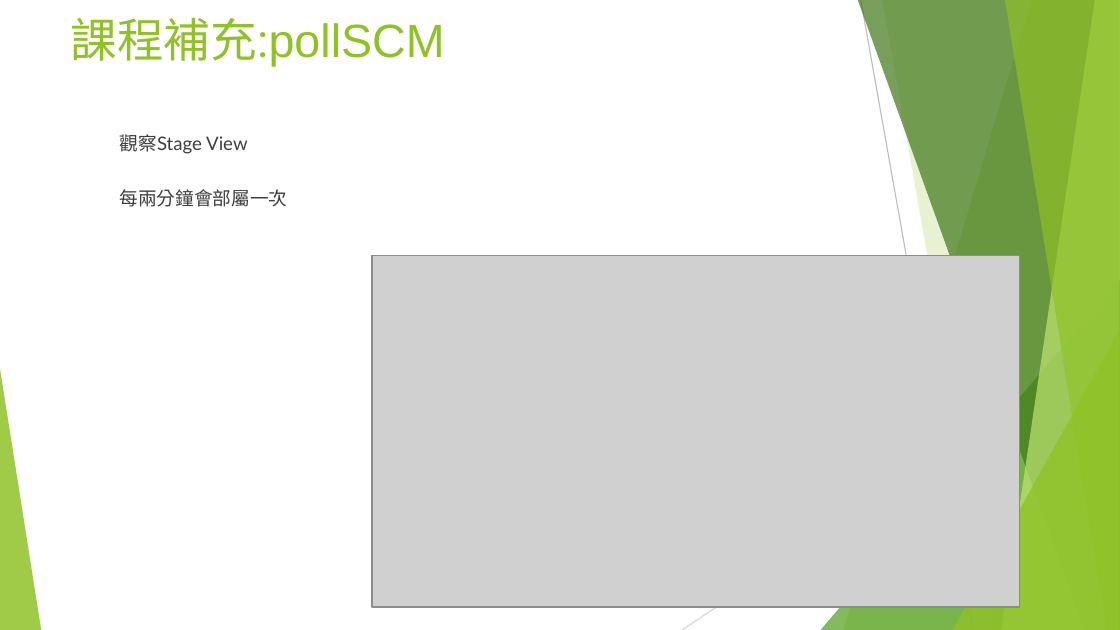
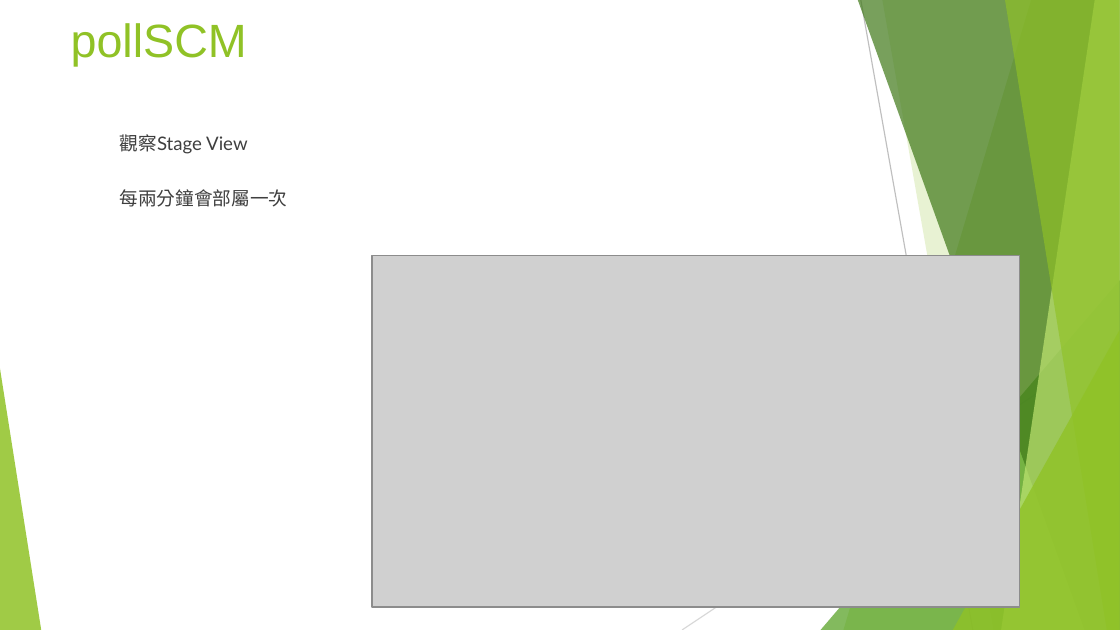
Before and after one commit to coolyuoo/DC5, a slide deck: slide 38 of 單元5.Jenkins與Docker的CICD使用詳解.pptx (slide 44 before the commit). Drawn at 1120x630 pixels with LibreOffice and Linux fonts; fonts in the diff are those of the drawing; grey boxes stand for pictures. Boxes give left, top, right and bottom in pixels: in the first picture for what was removed or moved away, otherwise in the second. Text is boxed around its words. In the diff, an @@ line names an element or a change of style, - is before the commit and + after.

```diff
--- a/單元5.Jenkins與Docker的CICD使用詳解.pptx
+++ b/單元5.Jenkins與Docker的CICD使用詳解.pptx
@@ title at (71,23,247,66): text changed @@
-課程補充:pollSCM
+pollSCM
```
Also in this commit, not shown: 6 other slides changed, 3 slides added, 5 slides removed.
